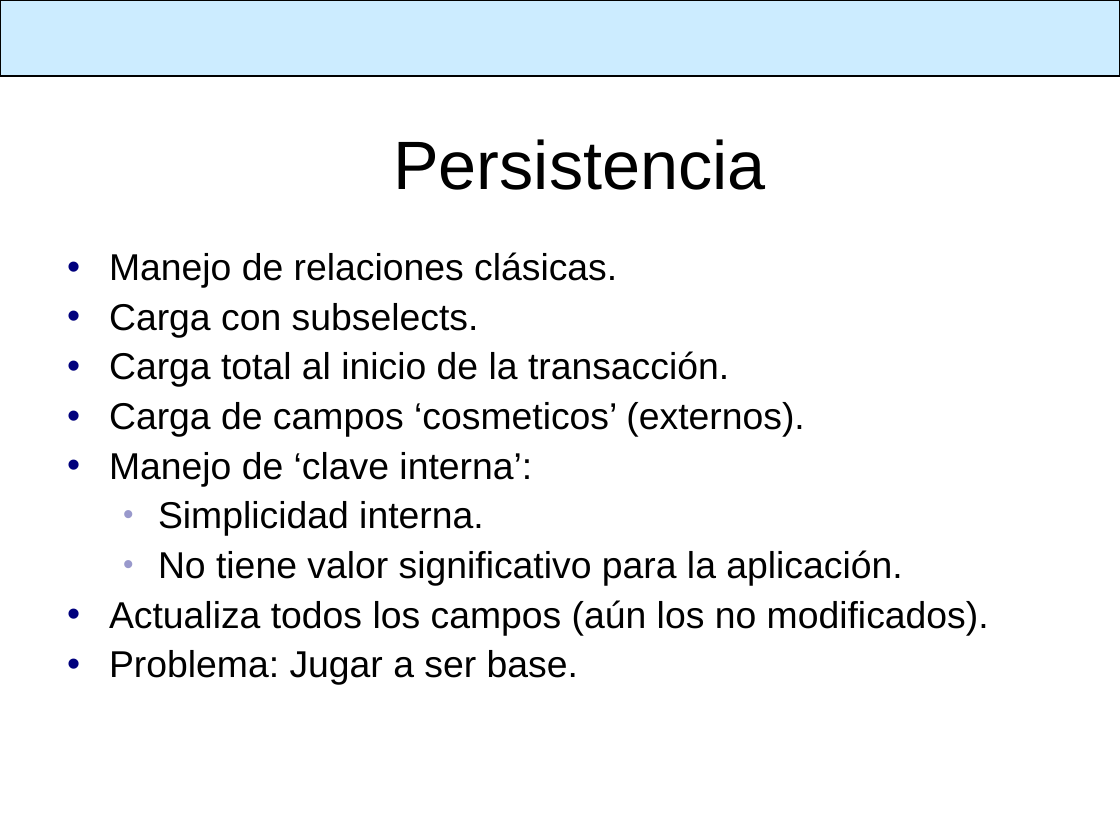
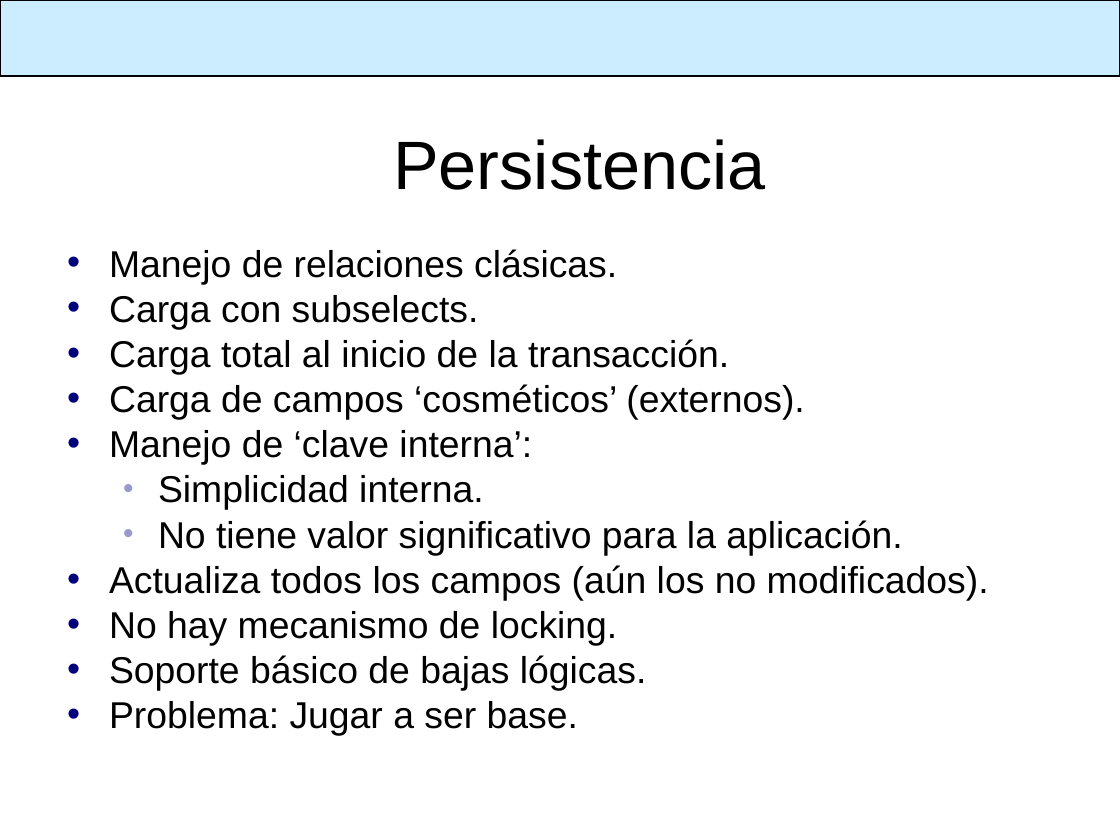
Before and after one commit to SIU-Toba/framework, a slide deck: slide 21 of doc/presentacion/1er Comite Usuarios.ppt. Drawn at 1120x840 pixels with LibreOffice and Linux fonts; fonts in the diff are those of the drawing; background and template pictures are left out. Boxes give left, top, right and bottom in pixels: in the first picture for what was removed or moved away, otherwise in the second. Text is boxed around its words. In the diff, an @@ line names an element or a change of style, - is before the commit and + after.

Commit message:
Version final de la presentación

```diff
--- a/doc/presentacion/1er Comite Usuarios.ppt
+++ b/doc/presentacion/1er Comite Usuarios.ppt
@@ text at (109, 249, 989, 736): line spacing 0.9 to 0.8 @@
@@ text at (109, 384, 804, 420): text changed @@
-• Carga de campos ‘cosmeticos’ (externos).
+• Carga de campos ‘cosméticos’ (externos).
@@ text at (109, 611, 647, 691): paragraphs added @@
+• No hay mecanismo de locking.
+• Soporte básico de bajas lógicas.
```
Also in this commit, not shown: 7 other slides changed, 2 slides added, 2 slides removed.
